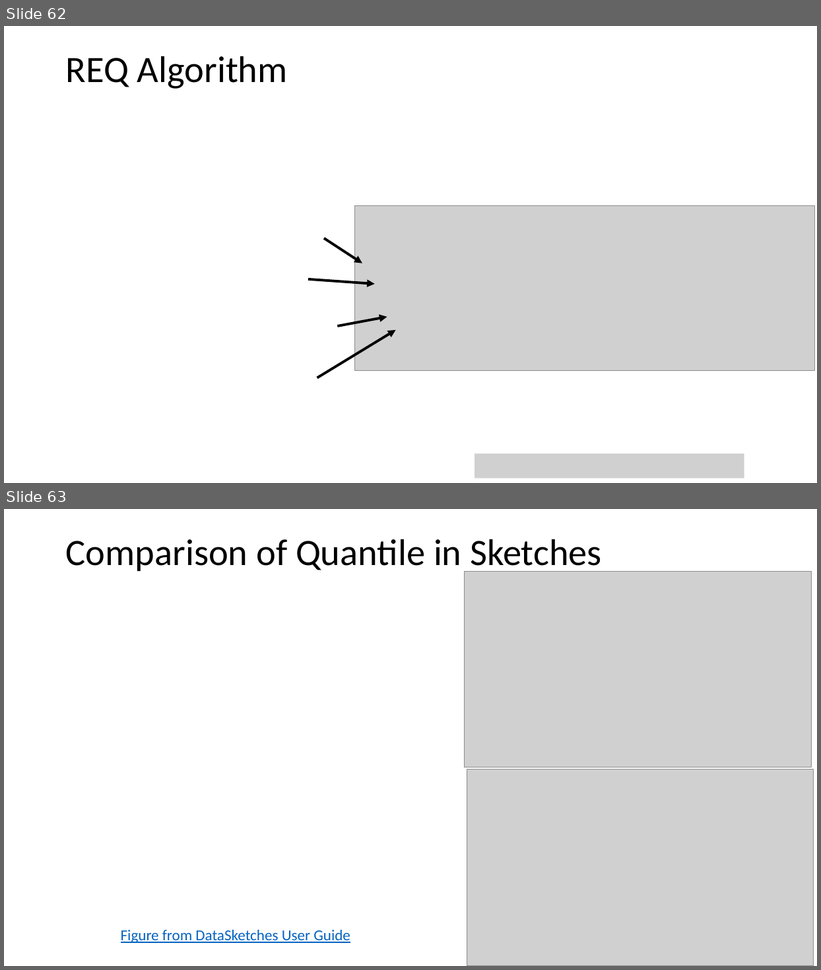
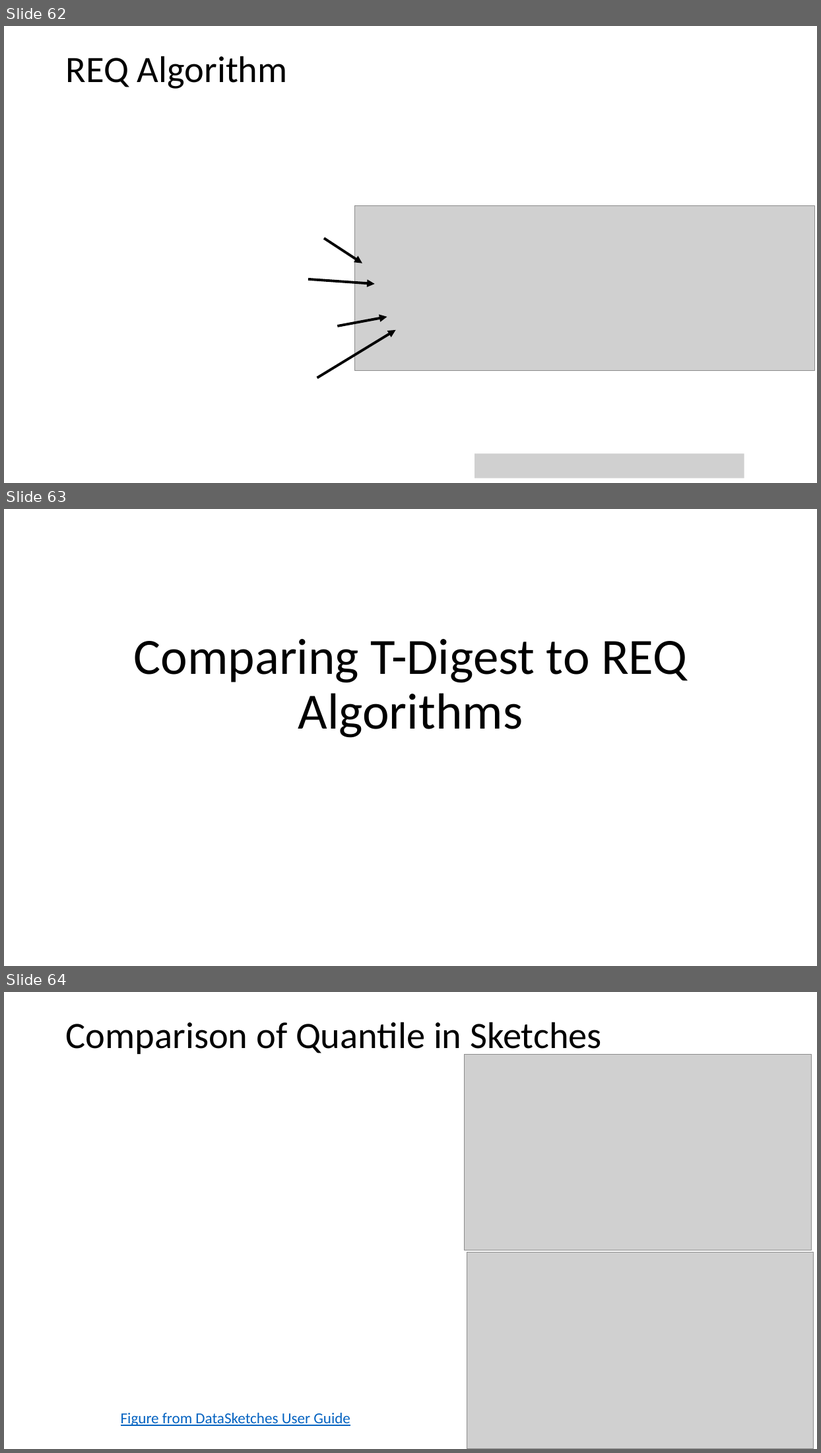
Before and after one commit to StephenElston/CSCI-E-108, a slide deck: slides/7_OnlineAnalytics_Part2.pptx. Shown one above the other, each under a label of ours: slides 62 and 63 before the commit, slides 62, 63 and 64 after it. The pictures are 821x970 and 821x1453 pixels, drawn with LibreOffice and Linux fonts; fonts in the diff are those of the drawing; grey boxes stand for pictures. Boxes give left, top, right and bottom in pixels: in the first picture for what was removed or moved away, otherwise in the second. Text is boxed around its words. In the diff, an @@ line names an element or a change of style, - is before the commit and + after.

```diff
--- a/slides/7_OnlineAnalytics_Part2.pptx
+++ b/slides/7_OnlineAnalytics_Part2.pptx
@@ slide 63 added at <box>4,509,817,966</box>, background #FFFFFF @@
@@ title added at <box>134,639,687,738</box>, 60 pt, text #000000 @@
+Comparing T-Digest to REQ Algorithms
@@ what was slide 63 is now slide 64 @@
```
Also in this commit, not shown: 1 slide changed.
